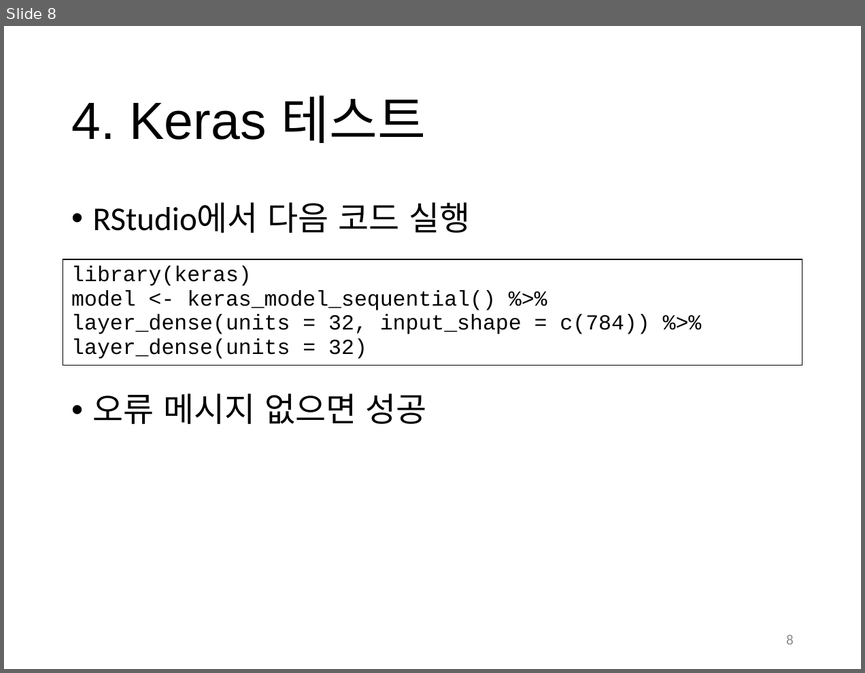
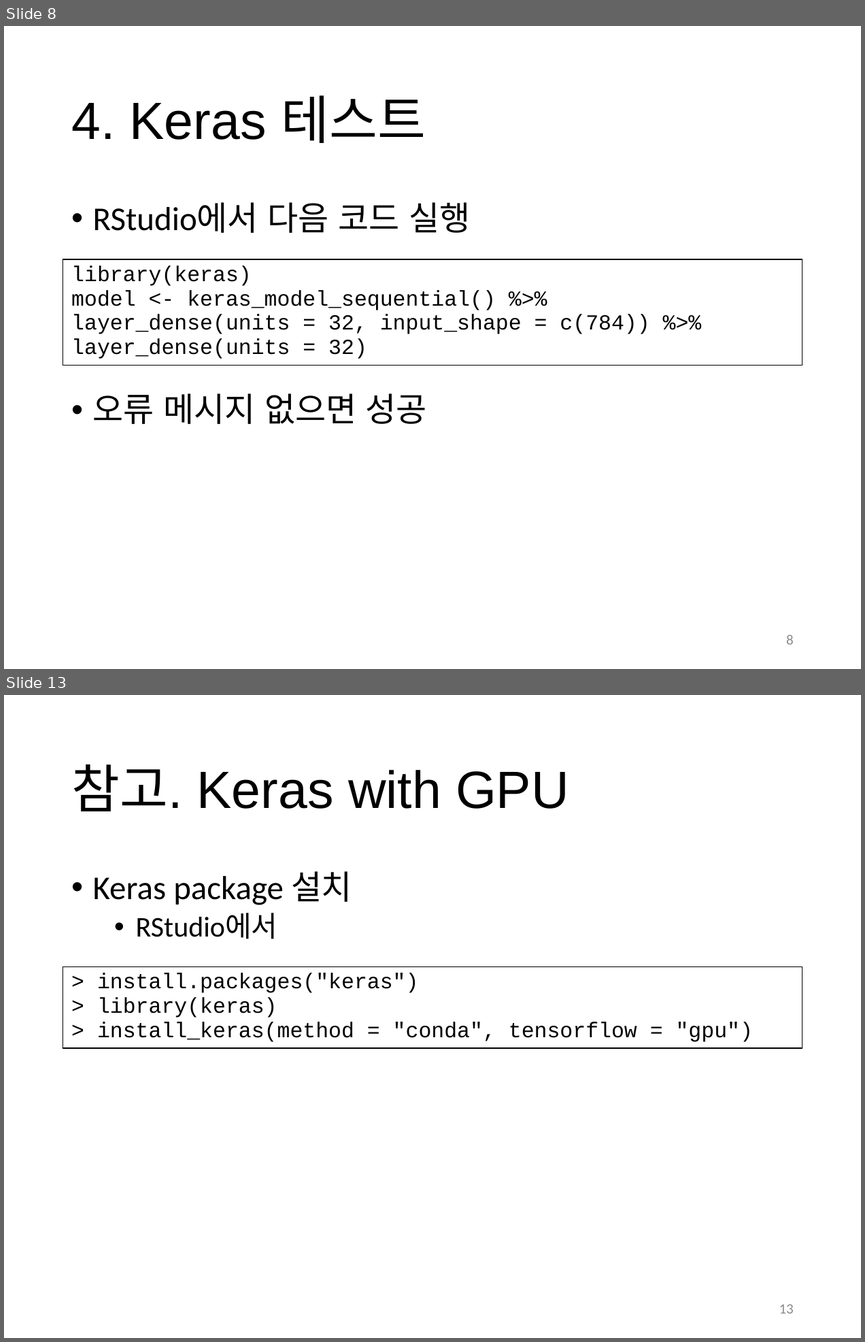
Before and after one commit to clingku/keras_study, a slide deck: slides/00_keras_R_setting_on_windows.pptx. Shown one above the other, each under a label of ours: slide 8 before the commit, slides 8 and 13 after it; the slides between them are not shown. The pictures are 865x673 and 865x1342 pixels, drawn with LibreOffice and Linux fonts; fonts in the diff are those of the drawing. Boxes give left, top, right and bottom in pixels: in the first picture for what was removed or moved away, otherwise in the second. Text is boxed around its words. In the diff, an @@ line names an element or a change of style, - is before the commit and + after.

```diff
--- a/slides/00_keras_R_setting_on_windows.pptx
+++ b/slides/00_keras_R_setting_on_windows.pptx
@@ slide 13 added at [4, 695, 861, 1338], background #FFFFFF @@
@@ title added at [71, 764, 569, 811], 44 pt, text #000000 @@
+참고. Keras with GPU
@@ text added at [93, 871, 352, 939], 28 pt, text #000000 @@
+• Keras package 설치
+  • RStudio에서
@@ table added at [63, 966, 802, 1052], 1 rows, 1 columns @@
+> install.packages("keras") / > library(keras) / > install_keras(method = "conda", tensorflow = "gpu")
@@ page number added at [779, 1304, 793, 1313], 12 pt, text #8C8C8C @@
+13
```
Also in this commit, not shown: 4 other slides added.
